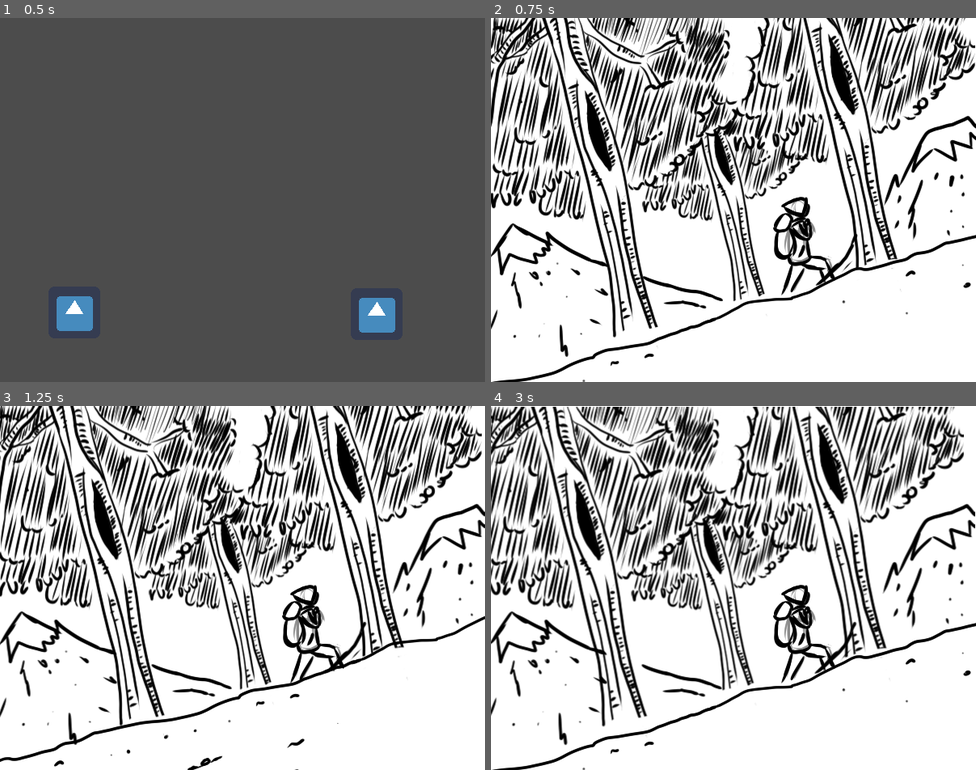
Above: before the commit, frames 1-4 (two rows, left to right).
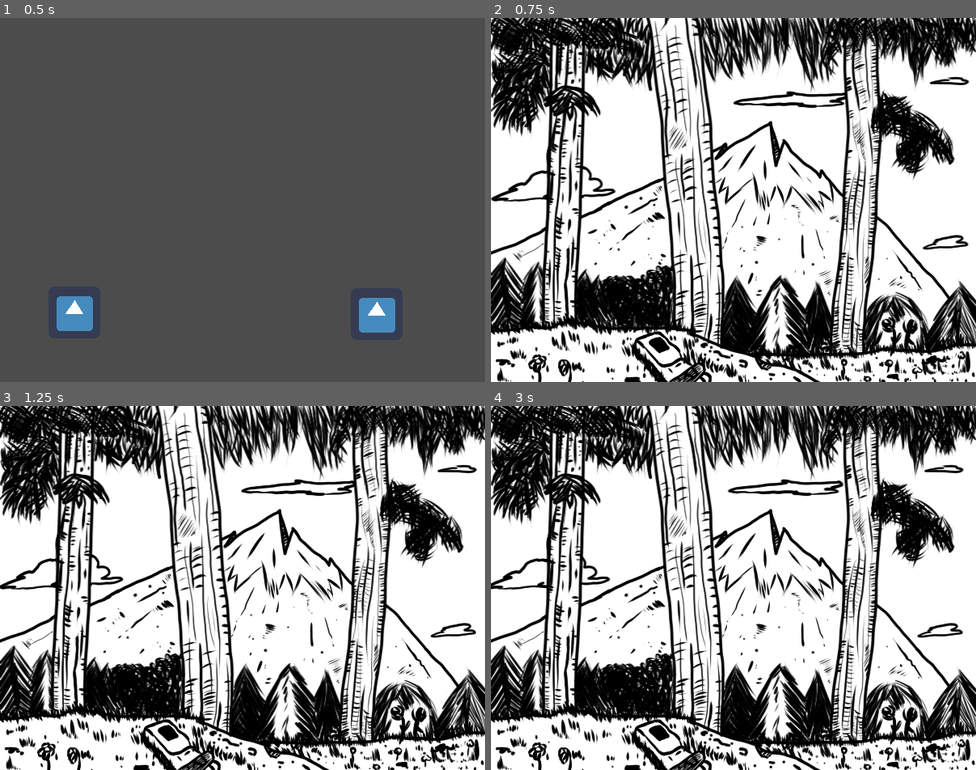
Above: after the commit, the same moments.

Repository: Ant0yne/35hJam_Edition-1
Game: Godot game, scene res://Scene/Menu.tscn
Same seed, same stepped clock (60 frames per second), same inputs: the game is played once before the commit and once after it. The engine's default icon, where the game draws it, is replaced by a stand-in: a white triangle on a blue panel in a dark square.
Inputs (mouse positions are in pixels of both pictures, inside the frame that each line leads up to):
- Up to frame 1 (0.5 s): no input
- Up to frame 2 (0.75 s): click (563, 312) at 0.5 s
- Up to frame 3 (1.25 s): no input
- Up to frame 4 (3 s): no input

Frame 1 is identical in both runs. In frame 2, 58% of the frame differs, in the area x 0-100%, y 0-100%; in frame 3, 59%; in frame 4, 60%.

Commit message:
Jour 1 Saison 1

Diff:
--- a/Scene/Main.gd
+++ b/Scene/Main.gd
@@ -1,14 +1,19 @@
 extends Node2D
 
-onready var Arbres = $Arbres
-onready var ArrierePlan = $"Arriere Plan"
+onready var nuage = $Nuage
+onready var visibilityNotifier2D = $Nuage/VisibilityNotifier2D
+
+var nuage_visible = true
+
+func _ready():
+	nuage_visible = true
 
 func _input(event):
 	if event.is_action_released("ui_cancel"):
 		get_tree().quit()
 
 func _process(delta):
-	Arbres.position.x -= 0.1
-	Arbres.position.y += 0.01
-	ArrierePlan.position.x -= 0.01
-	ArrierePlan.position.y += 0.001
+	if nuage.position.x > -305 :
+			nuage.position.x -= 0.05
+	if nuage.position.x <= -305 :
+			nuage.position.x = 906
--- a/Scene/Main.tscn
+++ b/Scene/Main.tscn
@@ -1,14 +1,129 @@
-[gd_scene load_steps=12 format=2]
+[gd_scene load_steps=20 format=2]
 
 [ext_resource path="res://Scene/Main.gd" type="Script" id=1]
-[ext_resource path="res://Placeholder/Anim/premierplantest0002.png" type="Texture" id=2]
+[ext_resource path="res://Graphisme/Jour 1 Saison 1/Herbe sac.png" type="Texture" id=2]
 [ext_resource path="res://Placeholder/Personnage.png" type="Texture" id=3]
 [ext_resource path="res://Placeholder/Fond Blanc.png" type="Texture" id=4]
-[ext_resource path="res://Placeholder/Arbres.png" type="Texture" id=5]
-[ext_resource path="res://Placeholder/Arriere Plan.png" type="Texture" id=6]
-[ext_resource path="res://Placeholder/Anim/premierplantest0001.png" type="Texture" id=7]
-[ext_resource path="res://Placeholder/Anim/premierplantest0003.png" type="Texture" id=8]
-[ext_resource path="res://Placeholder/Anim/premierplantest0000.png" type="Texture" id=9]
+[ext_resource path="res://Graphisme/Jour 1 Saison 1/Arbre premoer plan.png" type="Texture" id=5]
+[ext_resource path="res://Graphisme/Jour 1 Saison 1/Arbre second plan.png" type="Texture" id=6]
+[ext_resource path="res://Graphisme/Jour 1 Saison 1/sac.png" type="Texture" id=7]
+[ext_resource path="res://Graphisme/Jour 1 Saison 1/Montagne.png" type="Texture" id=8]
+[ext_resource path="res://Graphisme/Jour 1 Saison 1/Premier plan.png" type="Texture" id=9]
+[ext_resource path="res://Graphisme/Jour 1 Saison 1/nuage.png" type="Texture" id=10]
+
+[sub_resource type="Shader" id=7]
+code = "// original wind shader from https://github.com/Maujoe/godot-simple-wind-shader-2d/tree/master/assets/maujoe.simple_wind_shader_2d
+// original script modified by HungryProton so that the assets are moving differently : https://pastebin.com/VL3AfV8D
+//
+// speed - The speed of the wind movement.
+// minStrength - The minimal strength of the wind movement.
+// maxStrength - The maximal strength of the wind movement.
+// strengthScale - Scalefactor for the wind strength.
+// interval - The time between minimal and maximal strength changes.
+// detail - The detail (number of waves) of the wind movement.
+// distortion - The strength of geometry distortion.
+// heightOffset - The height where the wind begins to move. By default 0.0.
+
+shader_type canvas_item;
+render_mode blend_mix;
+
+// Wind settings.
+uniform float speed = 1.0;
+uniform float minStrength : hint_range(0.0, 1.0) = 0.05;
+uniform float maxStrength : hint_range(0.0, 1.0) = 0.01;
+uniform float strengthScale = 100.0;
+uniform float interval = 50;
+uniform float detail = 1.0;
+uniform float distortion : hint_range(0.0, 1.0);
+uniform float heightOffset : hint_range(0.0, 1.0);
+
+// With the offset value, you can if you want different moves for each asset. Just put a random value (1, 2, 3) in the editor. Don't forget to mark the material as unique if you use this
+uniform float offset = 0;
+
+
+float getWind(vec2 vertex, vec2 uv, float time){
+    float diff = pow(maxStrength - minStrength, 2.0);
+    float strength = clamp(minStrength + diff + sin(time / interval) * diff, minStrength, maxStrength) * strengthScale;
+    float wind = (sin(time) + cos(time * detail)) * strength * max(0.0, (1.0-uv.y) - heightOffset);
+
+    return wind;
+}
+
+void vertex() {
+    vec4 pos = WORLD_MATRIX * vec4(0.0, 0.0, 0.0, 1.0);
+    float time = TIME * speed + offset;
+    //float time = TIME * speed + pos.x * pos.y  ; not working when moving...
+    VERTEX.x += getWind(VERTEX.xy, UV, time);
+}"
+
+[sub_resource type="ShaderMaterial" id=8]
+shader = SubResource( 7 )
+shader_param/speed = 1.0
+shader_param/minStrength = 0.05
+shader_param/maxStrength = 0.01
+shader_param/strengthScale = 100.0
+shader_param/interval = 50.0
+shader_param/detail = 1.0
+shader_param/distortion = null
+shader_param/heightOffset = null
+shader_param/offset = 0.0
+
+[sub_resource type="Shader" id=3]
+code = "// original wind shader from https://github.com/Maujoe/godot-simple-wind-shader-2d/tree/master/assets/maujoe.simple_wind_shader_2d
+// original script modified by HungryProton so that the assets are moving differently : https://pastebin.com/VL3AfV8D
+//
+// speed - The speed of the wind movement.
+// minStrength - The minimal strength of the wind movement.
+// maxStrength - The maximal strength of the wind movement.
+// strengthScale - Scalefactor for the wind strength.
+// interval - The time between minimal and maximal strength changes.
+// detail - The detail (number of waves) of the wind movement.
+// distortion - The strength of geometry distortion.
+// heightOffset - The height where the wind begins to move. By default 0.0.
+
+shader_type canvas_item;
+render_mode blend_mix;
+
+// Wind settings.
+uniform float speed = 0.5;
+uniform float minStrength : hint_range(0.0, 1.0) = 0.05;
+uniform float maxStrength : hint_range(0.0, 1.0) = 0.01;
+uniform float strengthScale = 25.0;
+uniform float interval = 50;
+uniform float detail = 1.0;
+uniform float distortion : hint_range(0.0, 1.0);
+uniform float heightOffset : hint_range(0.0, 1.0);
+
+// With the offset value, you can if you want different moves for each asset. Just put a random value (1, 2, 3) in the editor. Don't forget to mark the material as unique if you use this
+uniform float offset = 0;
+
+
+float getWind(vec2 vertex, vec2 uv, float time){
+    float diff = pow(maxStrength - minStrength, 2.0);
+    float strength = clamp(minStrength + diff + sin(time / interval) * diff, minStrength, maxStrength) * strengthScale;
+    float wind = (sin(time) + cos(time * detail)) * strength * max(0.0, (1.0-uv.y) - heightOffset);
+
+    return wind;
+}
+
+void vertex() {
+    vec4 pos = WORLD_MATRIX * vec4(0.0, 0.0, 0.0, 1.0);
+    float time = TIME * speed + offset;
+    //float time = TIME * speed + pos.x * pos.y  ; not working when moving...
+    VERTEX.x += getWind(VERTEX.xy, UV, time);
+}"
+
+[sub_resource type="ShaderMaterial" id=4]
+shader = SubResource( 3 )
+shader_param/speed = 0.5
+shader_param/minStrength = 0.05
+shader_param/maxStrength = 0.01
+shader_param/strengthScale = 25.0
+shader_param/interval = 50.0
+shader_param/detail = 1.0
+shader_param/distortion = null
+shader_param/heightOffset = null
+shader_param/offset = 0.0
 
 [sub_resource type="SpriteFrames" id=1]
 animations = [ {
@@ -18,13 +133,119 @@
 "speed": 5.0
 } ]
 
-[sub_resource type="SpriteFrames" id=2]
-animations = [ {
-"frames": [ ExtResource( 9 ), ExtResource( 7 ), ExtResource( 2 ), ExtResource( 8 ) ],
-"loop": true,
-"name": "default",
-"speed": 5.0
-} ]
+[sub_resource type="Shader" id=5]
+code = "// original wind shader from https://github.com/Maujoe/godot-simple-wind-shader-2d/tree/master/assets/maujoe.simple_wind_shader_2d
+// original script modified by HungryProton so that the assets are moving differently : https://pastebin.com/VL3AfV8D
+//
+// speed - The speed of the wind movement.
+// minStrength - The minimal strength of the wind movement.
+// maxStrength - The maximal strength of the wind movement.
+// strengthScale - Scalefactor for the wind strength.
+// interval - The time between minimal and maximal strength changes.
+// detail - The detail (number of waves) of the wind movement.
+// distortion - The strength of geometry distortion.
+// heightOffset - The height where the wind begins to move. By default 0.0.
+
+shader_type canvas_item;
+render_mode blend_mix;
+
+// Wind settings.
+uniform float speed = 2;
+uniform float minStrength : hint_range(0.0, 1.0) = 0.05;
+uniform float maxStrength : hint_range(0.0, 1.0) = 0.01;
+uniform float strengthScale = 100.0;
+uniform float interval = 50;
+uniform float detail = 1.0;
+uniform float distortion : hint_range(0.0, 1.0);
+uniform float heightOffset : hint_range(0.0, 1.0);
+
+// With the offset value, you can if you want different moves for each asset. Just put a random value (1, 2, 3) in the editor. Don't forget to mark the material as unique if you use this
+uniform float offset = 0;
+
+
+float getWind(vec2 vertex, vec2 uv, float time){
+    float diff = pow(maxStrength - minStrength, 2.0);
+    float strength = clamp(minStrength + diff + sin(time / interval) * diff, minStrength, maxStrength) * strengthScale;
+    float wind = (sin(time) + cos(time * detail)) * strength * max(0.0, (1.0-uv.y) - heightOffset);
+
+    return wind;
+}
+
+void vertex() {
+    vec4 pos = WORLD_MATRIX * vec4(0.0, 0.0, 0.0, 1.0);
+    float time = TIME * speed + offset;
+    //float time = TIME * speed + pos.x * pos.y  ; not working when moving...
+    VERTEX.x += getWind(VERTEX.xy, UV, time);
+}"
+
+[sub_resource type="ShaderMaterial" id=6]
+shader = SubResource( 5 )
+shader_param/speed = 2.0
+shader_param/minStrength = 0.05
+shader_param/maxStrength = 0.01
+shader_param/strengthScale = 100.0
+shader_param/interval = 50.0
+shader_param/detail = 1.0
+shader_param/distortion = null
+shader_param/heightOffset = null
+shader_param/offset = 0.0
+
+[sub_resource type="Shader" id=9]
+code = "// original wind shader from https://github.com/Maujoe/godot-simple-wind-shader-2d/tree/master/assets/maujoe.simple_wind_shader_2d
+// original script modified by HungryProton so that the assets are moving differently : https://pastebin.com/VL3AfV8D
+//
+// speed - The speed of the wind movement.
+// minStrength - The minimal strength of the wind movement.
+// maxStrength - The maximal strength of the wind movement.
+// strengthScale - Scalefactor for the wind strength.
+// interval - The time between minimal and maximal strength changes.
+// detail - The detail (number of waves) of the wind movement.
+// distortion - The strength of geometry distortion.
+// heightOffset - The height where the wind begins to move. By default 0.0.
+
+shader_type canvas_item;
+render_mode blend_mix;
+
+// Wind settings.
+uniform float speed = 2;
+uniform float minStrength : hint_range(0.0, 1.0) = 0.05;
+uniform float maxStrength : hint_range(0.0, 1.0) = 0.01;
+uniform float strengthScale = 100.0;
+uniform float interval = 50;
+uniform float detail = 1.0;
+uniform float distortion : hint_range(0.0, 1.0);
+uniform float heightOffset : hint_range(0.0, 1.0);
+
+// With the offset value, you can if you want different moves for each asset. Just put a random value (1, 2, 3) in the editor. Don't forget to mark the material as unique if you use this
+uniform float offset = 0;
+
+
+float getWind(vec2 vertex, vec2 uv, float time){
+    float diff = pow(maxStrength - minStrength, 2.0);
+    float strength = clamp(minStrength + diff + sin(time / interval) * diff, minStrength, maxStrength) * strengthScale;
+    float wind = (sin(time) + cos(time * detail)) * strength * max(0.0, (1.0-uv.y) - heightOffset);
+
+    return wind;
+}
+
+void vertex() {
+    vec4 pos = WORLD_MATRIX * vec4(0.0, 0.0, 0.0, 1.0);
+    float time = TIME * speed + offset;
+    //float time = TIME * speed + pos.x * pos.y  ; not working when moving...
+    VERTEX.x += getWind(VERTEX.xy, UV, time);
+}"
+
+[sub_resource type="ShaderMaterial" id=10]
+shader = SubResource( 9 )
+shader_param/speed = 2.0
+shader_param/minStrength = 0.05
+shader_param/maxStrength = 0.01
+shader_param/strengthScale = 100.0
+shader_param/interval = 50.0
+shader_param/detail = 1.0
+shader_param/distortion = null
+shader_param/heightOffset = null
+shader_param/offset = 0.0
 
 [node name="Main" type="Node2D"]
 script = ExtResource( 1 )
@@ -33,21 +254,42 @@
 position = Vector2( 300, 225 )
 texture = ExtResource( 4 )
 
-[node name="Arriere Plan" type="Sprite" parent="."]
+[node name="Nuage" type="Sprite" parent="."]
+position = Vector2( 300, 225 )
+texture = ExtResource( 10 )
+
+[node name="Montagne" type="Sprite" parent="."]
+position = Vector2( 300, 225 )
+texture = ExtResource( 8 )
+
+[node name="Arbre Second Plan" type="Sprite" parent="."]
+material = SubResource( 8 )
 position = Vector2( 300, 225 )
 texture = ExtResource( 6 )
 
-[node name="Arbres" type="Sprite" parent="."]
+[node name="Arbres Premier Plan" type="Sprite" parent="."]
+material = SubResource( 4 )
 position = Vector2( 300, 225 )
 texture = ExtResource( 5 )
 
 [node name="Personnage" type="AnimatedSprite" parent="."]
+visible = false
 position = Vector2( 300, 225 )
 frames = SubResource( 1 )
+frame = 4
 playing = true
 
-[node name="Premier Plan" type="AnimatedSprite" parent="."]
-position = Vector2( 300, 225 )
-frames = SubResource( 2 )
-frame = 2
-playing = true
+[node name="Premier plan" type="Sprite" parent="."]
+material = SubResource( 6 )
+position = Vector2( 300, 225 )
+texture = ExtResource( 9 )
+
+[node name="Sac" type="Sprite" parent="."]
+position = Vector2( 300, 225 )
+texture = ExtResource( 7 )
+
+[node name="Herbe Sac" type="Sprite" parent="."]
+material = SubResource( 10 )
+position = Vector2( 626.166, 520.72 )
+texture = ExtResource( 2 )
+offset = Vector2( -326.166, -295.72 )
Binary file added: Graphisme/Jour 1 Saison 1/Arbre premoer plan.png
Not shown, added: Graphisme/Jour 1 Saison 1/Arbre premoer plan.png.import
Binary file added: Graphisme/Jour 1 Saison 1/Arbre second plan.png
Not shown, added: Graphisme/Jour 1 Saison 1/Arbre second plan.png.import
Binary file added: Graphisme/Jour 1 Saison 1/Herbe sac.png
Not shown, added: Graphisme/Jour 1 Saison 1/Herbe sac.png.import
Binary file added: Graphisme/Jour 1 Saison 1/Montagne.png
Not shown, added: Graphisme/Jour 1 Saison 1/Montagne.png.import
Binary file added: Graphisme/Jour 1 Saison 1/Premier plan.png
Not shown, added: Graphisme/Jour 1 Saison 1/Premier plan.png.import
Binary file added: Graphisme/Jour 1 Saison 1/nuage.png
Not shown, added: Graphisme/Jour 1 Saison 1/nuage.png.import
(and 2 more such lines)
